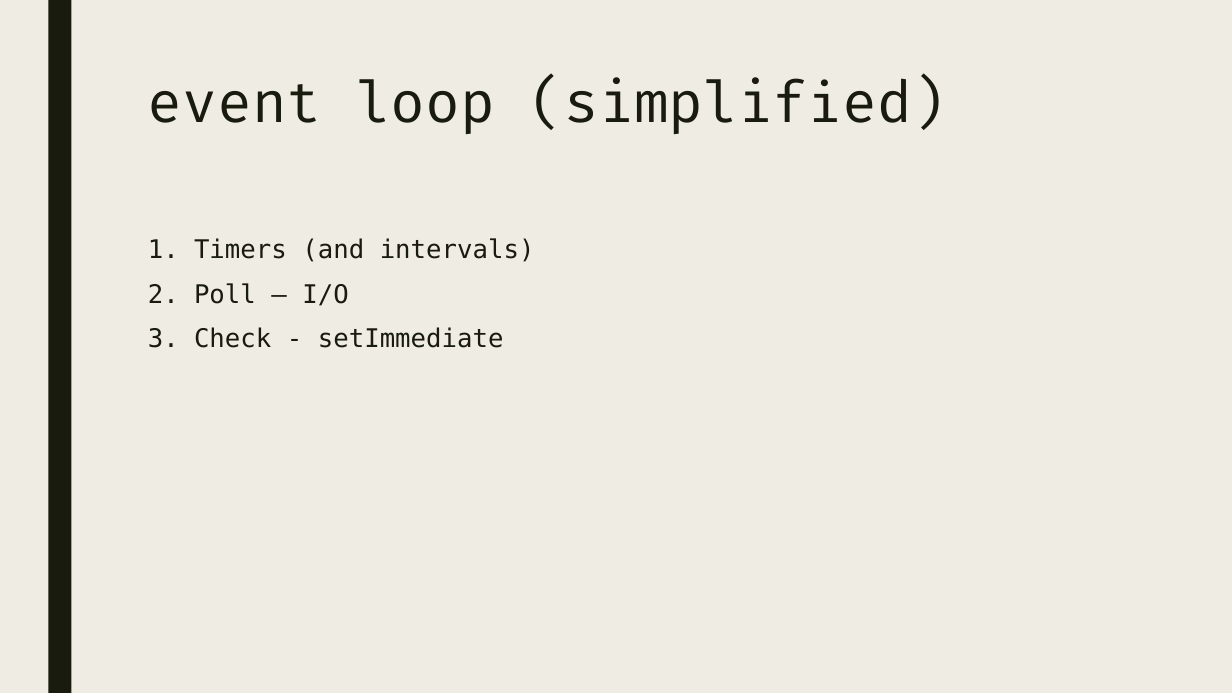
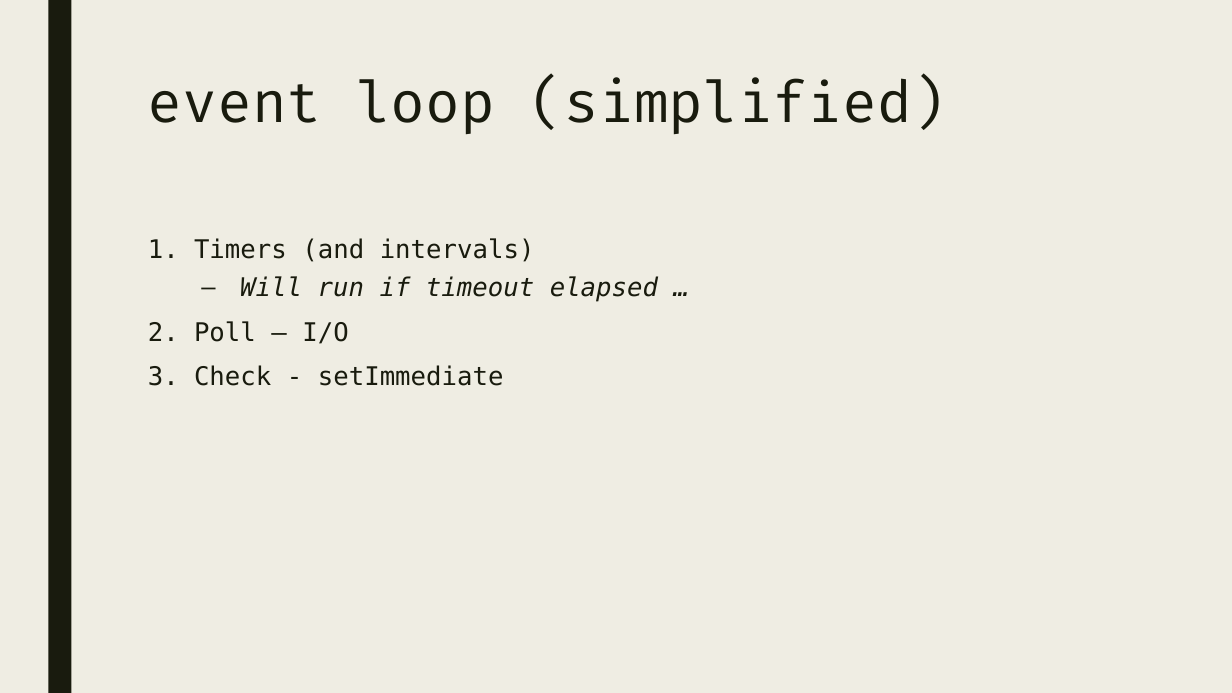
Before and after one commit to nabriski/lectures, a slide deck: slide 5 of event-loop/prez.pptx (slide 4 before the commit). Drawn at 1232x693 pixels with LibreOffice and Linux fonts; fonts in the diff are those of the drawing. Boxes give left, top, right and bottom in pixels: in the first picture for what was removed or moved away, otherwise in the second. Text is boxed around its words. In the diff, an @@ line names an element or a change of style, - is before the commit and + after.

```diff
--- a/event-loop/prez.pptx
+++ b/event-loop/prez.pptx
@@ text at (240,276,658,302): paragraph added @@
+  – Will run if timeout elapsed …
```
Also in this commit, not shown: 1 other slide changed, 5 slides added, 3 slides removed, 3 other files.
